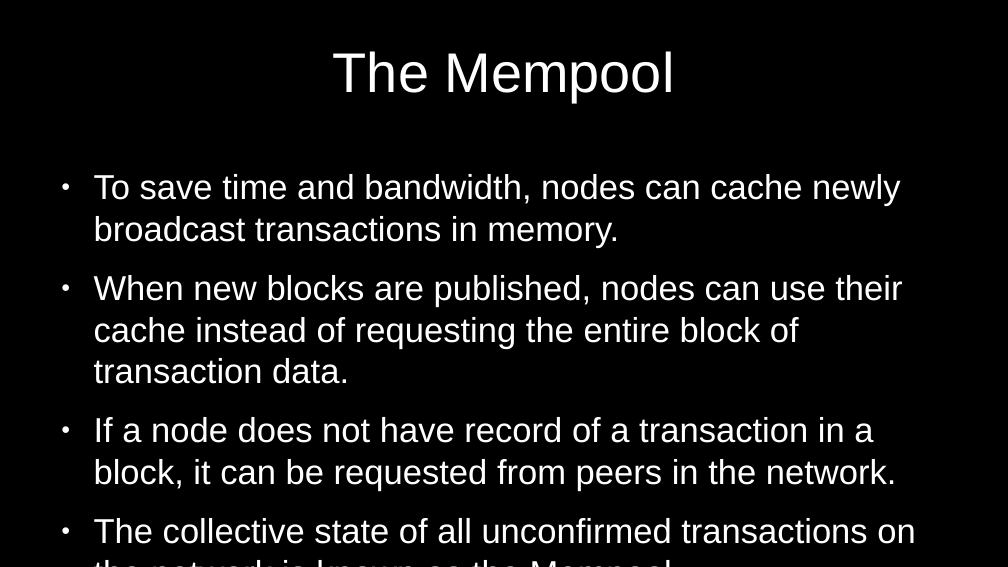
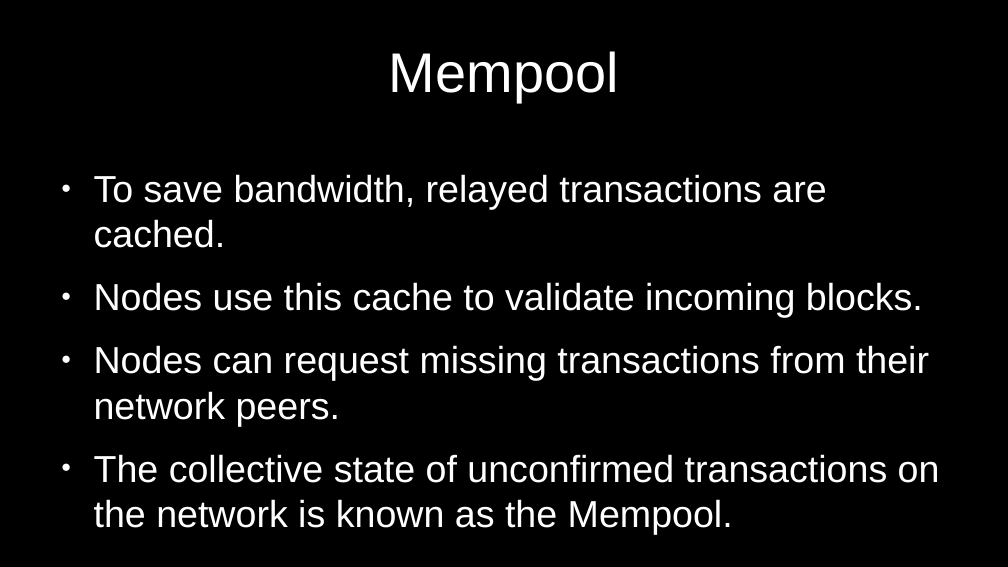
Before and after one commit to cmdruid/bitcoin-programming, a slide deck: slide 9 of slides/bitcoin-transactions.odp (slide 21 before the commit). Drawn at 1008x567 pixels with LibreOffice and Linux fonts; fonts in the diff are those of the drawing. Boxes give left, top, right and bottom in pixels: in the first picture for what was removed or moved away, otherwise in the second. Text is boxed around its words. In the diff, an @@ line names an element or a change of style, - is before the commit and + after.

```diff
--- a/slides/bitcoin-transactions.odp
+++ b/slides/bitcoin-transactions.odp
@@ title at [389,51,619,102]: text changed @@
-The Mempool
+Mempool
@@ text at [94,174,940,534]: text changed; size 27.2 to 29.6 pt @@
-● To save time and bandwidth, nodes can cache newly broadcast transactions in memory.
-● When new blocks are published, nodes can use their cache instead of requesting the entire block of transaction data.
-● If a node does not have record of a transaction in a block, it can be requested from peers in the network.
-● The collective state of all unconfirmed transactions on the network is known as the Mempool.
+● To save bandwidth, relayed transactions are cached.
+● Nodes use this cache to validate incoming blocks.
+● Nodes can request missing transactions from their network peers.
+● The collective state of unconfirmed transactions on the network is known as the Mempool.
```
Also in this commit, not shown: 14 other slides changed, 3 slides added, 3 slides removed, 8 other files.
